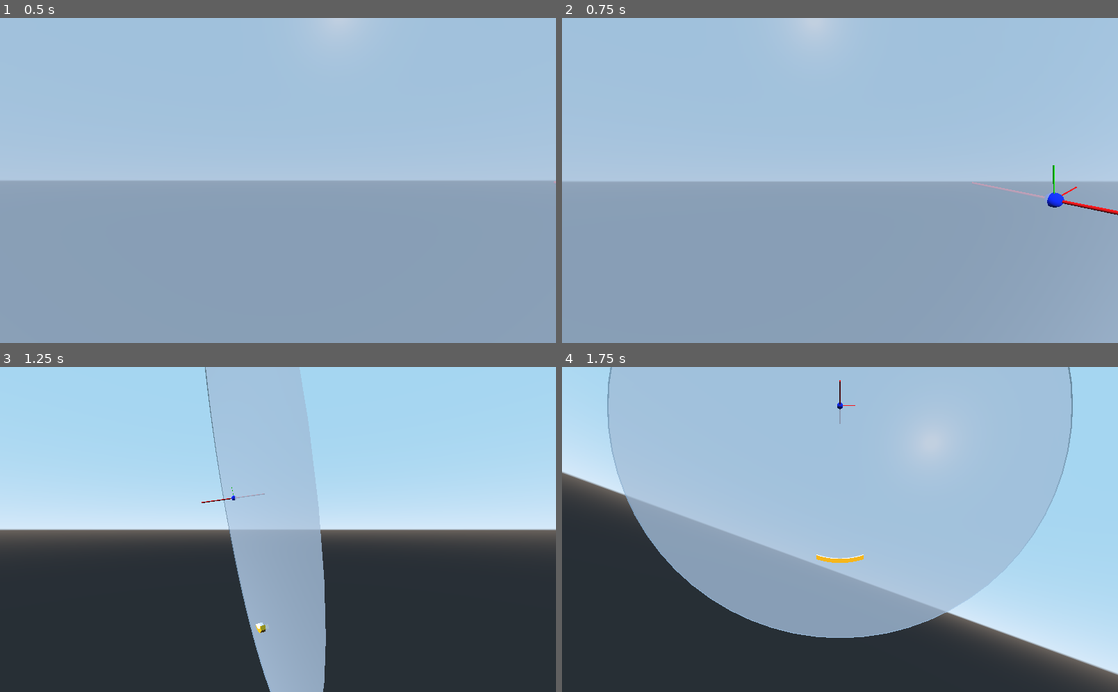
Above: before the commit, frames 1-4 (two rows, left to right).
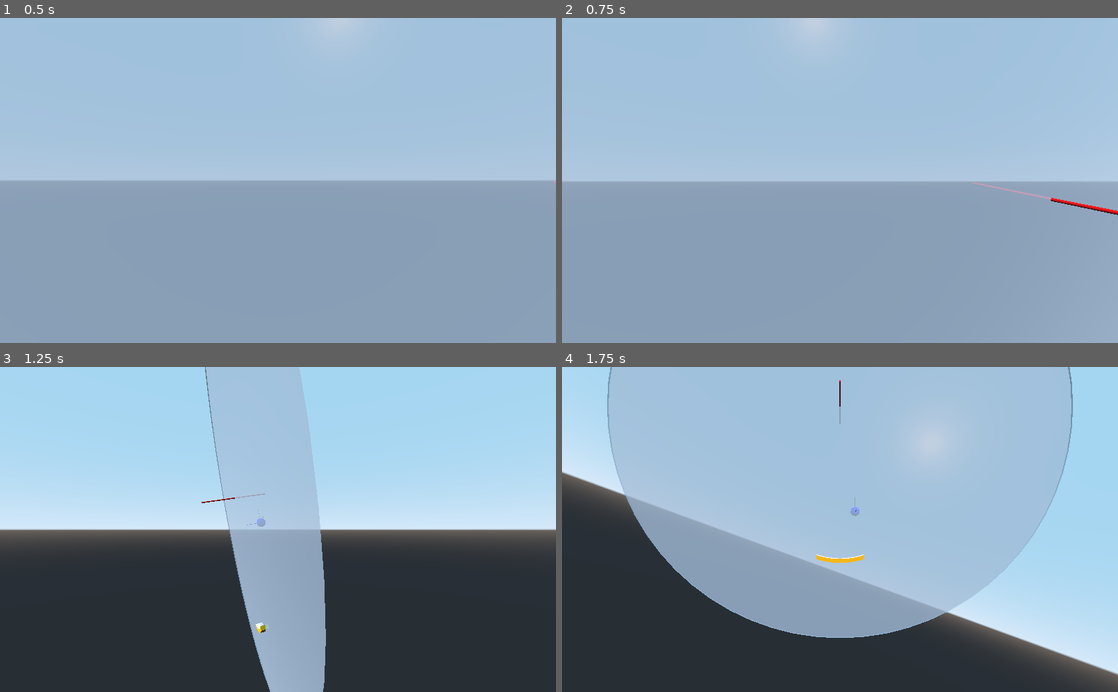
Above: after the commit, the same moments.

Repository: teratron/treaker
Game: Godot game, scene res://src/world/World.tscn
Same seed, same stepped clock (60 frames per second), same inputs: the game is played once before the commit and once after it.
Inputs (mouse positions are in pixels of both pictures, inside the frame that each line leads up to):
- Up to frame 1 (0.5 s): no input
- Up to frame 2 (0.75 s): tap Enter at 0.5 s; move the mouse to (867, 180) at 0.52 s; press the mouse at (867, 180) at 0.53 s; hold W (move_forward) from 0.53 s (still down)
- Up to frame 3 (1.25 s): keep holding W (move_forward); tap C (toggle_camera) at 0.8 s
- Up to frame 4 (1.75 s): keep holding W (move_forward); right-click (867, 529) at 1.25 s; move the mouse to (812, 529) at 1.27 s; release the mouse at (812, 529) at 1.28 s; tap C (toggle_camera) at 1.35 s; click (812, 529) at 1.42 s; tap Alt (use_ability) at 1.55 s

Frame 1 is identical in both runs. In frame 2, 0.2% of the frame differs, in the area x 86-93%, y 45-59%; in frame 3, less than 0.1%; in frame 4, less than 0.1%.
Error before the commit: Parse Error: The identifier "is_parked" isn't declared in the current scope. (res://src/player/Ball.gd:46)

Commit message:
Ball status

Diff:
--- a/app/project.godot
+++ b/app/project.godot
@@ -13,6 +13,11 @@
 "class": "ActionMap",
 "language": "GDScript",
 "path": "res://src/action/ActionMap.gd"
+}, {
+"base": "Node",
+"class": "ActionState",
+"language": "GDScript",
+"path": "res://src/action/ActionState.gd"
 }, {
 "base": "Node",
 "class": "App",
@@ -51,6 +56,7 @@
 } ]
 _global_script_class_icons={
 "ActionMap": "",
+"ActionState": "",
 "App": "",
 "CameraSwitcher": "",
 "Player": "",
--- a/app/src/action/ActionMapList.gd
+++ b/app/src/action/ActionMapList.gd
@@ -1,88 +1,89 @@
 extends ActionMap
 
 
+var input_map = [
+	{
+		"action": "move_forward",
+		"deadzone": 0.5,
+		"events": {
+			InputEventKey: [KEY_W, KEY_UP, KEY_KP_8],
+			InputEventJoypadButton: JOY_BUTTON_12,
+			InputEventJoypadMotion: {"axis": 1, "axis_value": -1.0}
+		}
+	},{
+		"action": "move_backword",
+		"deadzone": 0.5,
+		"events": {
+			InputEventKey: [KEY_S, KEY_DOWN, KEY_KP_2],
+			InputEventJoypadButton: JOY_BUTTON_13,
+			InputEventJoypadMotion: {"axis": 1, "axis_value": 1.0}
+		}
+	},{
+		"action": "move_left",
+		"deadzone": 0.5,
+		"events": {
+			InputEventKey: [KEY_A, KEY_LEFT, KEY_KP_4],
+			InputEventJoypadButton: JOY_BUTTON_14,
+			InputEventJoypadMotion: {"axis": 0, "axis_value": -1.0}
+		}
+	},{
+		"action": "move_right",
+		"deadzone": 0.5,
+		"events": {
+			InputEventKey: [KEY_D, KEY_RIGHT, KEY_KP_6],
+			InputEventJoypadButton: JOY_BUTTON_15,
+			InputEventJoypadMotion: {"axis": 0, "axis_value": 1.0}
+		}
+	},{
+		"action": "move_up",
+		"deadzone": 0.5,
+		"events": {InputEventKey: KEY_SPACE}
+	},{
+		"action": "move_down",
+		"deadzone": 0.5,
+		"events": {InputEventKey: KEY_SHIFT}
+	},{
+		"action": "use_shot",
+		"deadzone": 0.5,
+		"events": {
+			InputEventKey: KEY_SPACE,
+			InputEventMouseButton: BUTTON_LEFT
+		}
+	},{
+		"action": "use_ability",
+		"deadzone": 0.5,
+		"events": {InputEventKey: KEY_ALT}
+	},{
+		"action": "ui_pause",
+		"deadzone": 0.5,
+		"events": {InputEventKey: KEY_P}
+	},{
+		"action": "ui_restart",
+		"deadzone": 0.5,
+		"events": {InputEventMouseButton: BUTTON_RIGHT}
+	},{
+		"action": "toggle_camera",
+		"deadzone": 0.5,
+		"events": {InputEventKey: KEY_C}
+	},{
+		"action": "toggle_mouse_captured",
+		"deadzone": 0.5,
+		"events": {InputEventKey: [KEY_ESCAPE, KEY_F10]}
+	},{
+		"action": "toggle_fullscreen",
+		"deadzone": 0.5,
+		"events": {InputEventKey: KEY_F11}
+	},{
+		"action": "toggle_debug_menu",
+		"deadzone": 0.5,
+		"events": {InputEventKey: KEY_TAB}
+	},{
+		"action": "click",
+		"deadzone": 0.5,
+		"events": {InputEventMouseButton: [BUTTON_LEFT, BUTTON_RIGHT]}
+	}
+]
+
+
 func _init():
-	add_action_map_list(
-		[
-			{
-				"action": "move_forward",
-				"deadzone": 0.5,
-				"events": {
-					InputEventKey: [KEY_W, KEY_UP, KEY_KP_8],
-					InputEventJoypadButton: JOY_BUTTON_12,
-					InputEventJoypadMotion: {"axis": 1, "axis_value": -1.0}
-				}
-			},{
-				"action": "move_backword",
-				"deadzone": 0.5,
-				"events": {
-					InputEventKey: [KEY_S, KEY_DOWN, KEY_KP_2],
-					InputEventJoypadButton: JOY_BUTTON_13,
-					InputEventJoypadMotion: {"axis": 1, "axis_value": 1.0}
-				}
-			},{
-				"action": "move_left",
-				"deadzone": 0.5,
-				"events": {
-					InputEventKey: [KEY_A, KEY_LEFT, KEY_KP_4],
-					InputEventJoypadButton: JOY_BUTTON_14,
-					InputEventJoypadMotion: {"axis": 0, "axis_value": -1.0}
-				}
-			},{
-				"action": "move_right",
-				"deadzone": 0.5,
-				"events": {
-					InputEventKey: [KEY_D, KEY_RIGHT, KEY_KP_6],
-					InputEventJoypadButton: JOY_BUTTON_15,
-					InputEventJoypadMotion: {"axis": 0, "axis_value": 1.0}
-				}
-			},{
-				"action": "move_up",
-				"deadzone": 0.5,
-				"events": {InputEventKey: KEY_SPACE}
-			},{
-				"action": "move_down",
-				"deadzone": 0.5,
-				"events": {InputEventKey: KEY_SHIFT}
-			},{
-				"action": "use_shot",
-				"deadzone": 0.5,
-				"events": {
-					InputEventKey: KEY_SPACE,
-					InputEventMouseButton: BUTTON_LEFT
-				}
-			},{
-				"action": "use_ability",
-				"deadzone": 0.5,
-				"events": {InputEventKey: KEY_ALT}
-			},{
-				"action": "ui_pause",
-				"deadzone": 0.5,
-				"events": {InputEventKey: KEY_P}
-			},{
-				"action": "ui_restart",
-				"deadzone": 0.5,
-				"events": {InputEventMouseButton: BUTTON_RIGHT}
-			},{
-				"action": "toggle_camera",
-				"deadzone": 0.5,
-				"events": {InputEventKey: KEY_C}
-			},{
-				"action": "toggle_mouse_captured",
-				"deadzone": 0.5,
-				"events": {InputEventKey: [KEY_ESCAPE, KEY_F10]}
-			},{
-				"action": "toggle_fullscreen",
-				"deadzone": 0.5,
-				"events": {InputEventKey: KEY_F11}
-			},{
-				"action": "toggle_debug_menu",
-				"deadzone": 0.5,
-				"events": {InputEventKey: KEY_TAB}
-			},{
-				"action": "click",
-				"deadzone": 0.5,
-				"events": {InputEventMouseButton: [BUTTON_LEFT, BUTTON_RIGHT]}
-			}
-		]
-	)
+	add_action_map_list(input_map)
--- /dev/null
+++ b/app/src/action/ActionState.gd
@@ -0,0 +1,16 @@
+class_name ActionState extends Node
+
+
+func _unhandled_input(_event):
+	#state.unhandled_input(event)
+	pass
+
+
+func _process(_delta):
+	#state.process(delta)
+	pass
+
+
+func _physics_process(_delta):
+	#state.physics_process(delta)
+	pass
--- a/app/src/player/Ball.gd
+++ b/app/src/player/Ball.gd
@@ -7,8 +7,7 @@
 export(float) var radius = .6 setget set_radius
 
 var velocity := Vector3.ZERO
-#var is_parked := true
-var state := PARKED
+var status   := PARKED
 
 
 func _ready():
@@ -17,13 +16,9 @@
 
 
 func _integrate_forces(state):
-	print(state.linear_velocity.length())
-	#if !is_parked:
-	if state == HOVERED:
-		if state.linear_velocity.length() != speed:
-			velocity = state.linear_velocity.normalized() * speed
-			set_linear_velocity(velocity) #* state.get_step())
-			#set_linear_velocity(global_transform.basis.xform(state.linear_velocity.normalized() * speed)) #* state.get_step())
+	if status == HOVERED:
+		velocity = state.linear_velocity.normalized() * speed #* state.get_step())
+		set_linear_velocity(velocity)
 
 #	var count = state.get_contact_count()
 #	if count > 0:
@@ -40,29 +35,32 @@
 	mesh.height = value * 2
 	$CollisionShape.shape.radius = value
 	$Area/CollisionShape.shape.radius = value + .2
+	return
 
 
 func pause() -> void:
-	if is_parked:
-		start(velocity)
-	else:
-		stop()
+	if status != PARKED:
+		if status == PAUSED:
+			start(velocity)
+		else:
+			stop()
+			status = PAUSED
+	return
+
+
+func reset() -> void:
+	stop()
+	status = PARKED
+	return
 
 
 func start(direction: Vector3) -> void:
-	#if is_parked:
-		velocity = direction.normalized() * speed
-		set_linear_velocity(velocity) #* get_physics_process_delta_time())
-		is_parked = false
+	velocity = direction.normalized() * speed
+	set_linear_velocity(velocity) #* get_physics_process_delta_time())
+	status = HOVERED
+	return
 
 
 func stop() -> void:
-	#if !is_parked:
-		set_linear_velocity(Vector3.ZERO)
-		is_parked = true
-
-
-#func reset() -> void:
-#	direction = Vector3.UP
-#	position = _initial_pos
-#	_speed = DEFAULT_SPEED
+	set_linear_velocity(Vector3.ZERO)
+	return
--- a/app/src/player/Player.gd
+++ b/app/src/player/Player.gd
@@ -44,15 +44,15 @@
 func _unhandled_input(event):
 	if event is InputEventKey || InputEventMouseButton:
 		if event.is_action_pressed("use_shot"):
-			if ball.is_parked:
+			if ball.status == ball.PARKED:
 				ball.start(ball.transform.basis.y)
 
 		if event.is_action_pressed("ui_pause"):
 			ball.pause()
 
 		if event.is_action_pressed("ui_restart"):
-			if !ball.is_parked:
-				ball.stop()
+			if ball.status != ball.PARKED:
+				ball.reset()
 				ball_parked_position()
 
 
@@ -63,13 +63,14 @@
 		if motion != Vector3.ZERO:
 			rotor.transform.basis = rotor.transform.basis.rotated(Vector3(0, 0, 1), angular_speed * delta * motion.x)
 
-			if ball.is_parked:
+			if ball.status == ball.PARKED:
 				ball_parked_position()
 
 		if is_center_look:
 			camera.look_at(rotor.transform.origin, Vector3(0, 0, 1))
 
 
-func ball_parked_position():
+func ball_parked_position() -> void:
 	ball.transform.basis  = rotor.transform.basis
 	ball.transform.origin = rotor.transform.xform(paddle.ball_position)
+	return
--- a/app/src/player/Player.tscn
+++ b/app/src/player/Player.tscn
@@ -7,6 +7,7 @@
 [ext_resource path="res://src/player/Idle.gd" type="Script" id=5]
 [ext_resource path="res://src/player/Air.gd" type="Script" id=6]
 [ext_resource path="res://src/debug/Axis.tscn" type="PackedScene" id=7]
+[ext_resource path="res://src/action/ActionState.gd" type="Script" id=8]
 
 [sub_resource type="SpatialMaterial" id=1]
 albedo_color = Color( 1, 0, 0, 1 )
@@ -59,6 +60,9 @@
 [node name="Idle" type="Node" parent="StateMachine"]
 script = ExtResource( 5 )
 
+[node name="ActionState" type="Node" parent="."]
+script = ExtResource( 8 )
+
 [node name="Center" type="MeshInstance" parent="."]
 transform = Transform( 1, 0, 0, 0, -4.37114e-08, -1, 0, 1, -4.37114e-08, 0, 0, 0 )
 mesh = SubResource( 2 )
Not shown: 1 places in app/src/player/Player.tscn that only renumber resources
